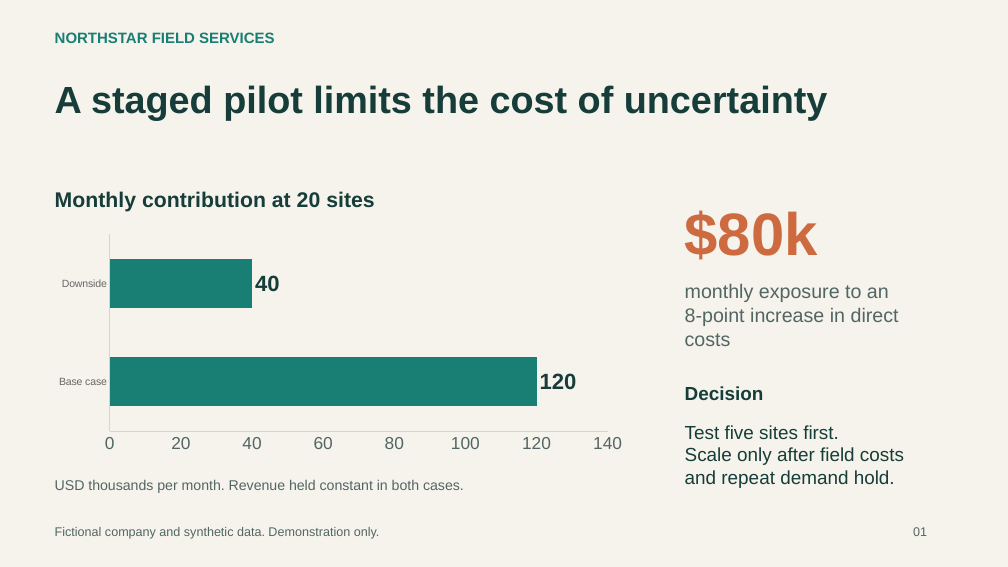
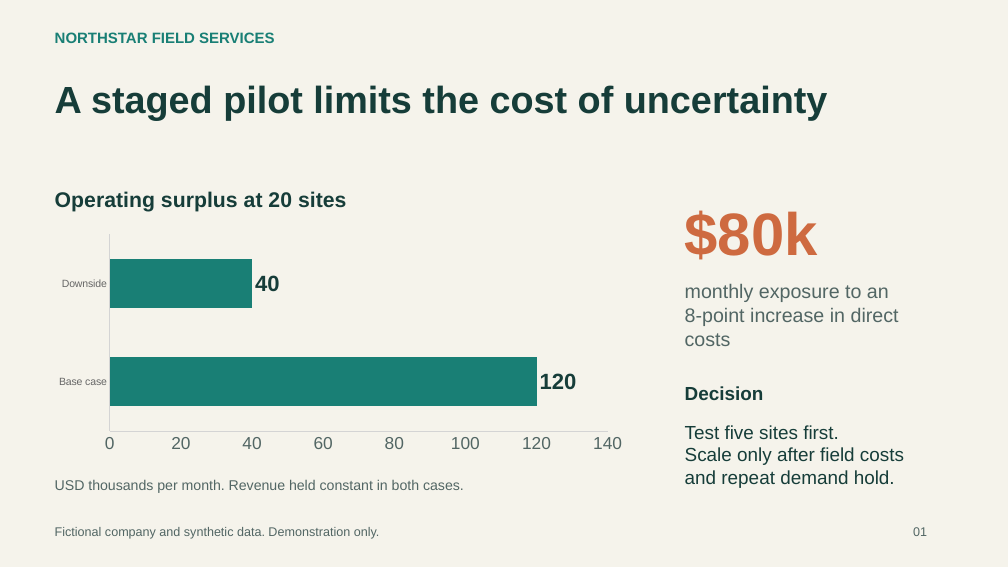
Before and after one commit to jbmonu87/nexus-proof-gated-loop, a slide deck: slide 1 of assets/demo/northstar-strategy-showcase.pptx. Drawn at 1008x567 pixels with LibreOffice and Linux fonts; fonts in the diff are those of the drawing. Boxes give left, top, right and bottom in pixels: in the first picture for what was removed or moved away, otherwise in the second. Text is boxed around its words. In the diff, an @@ line names an element or a change of style, - is before the commit and + after.

```diff
--- a/assets/demo/northstar-strategy-showcase.pptx
+++ b/assets/demo/northstar-strategy-showcase.pptx
@@ text at <box>55,191,346,212</box>: text changed @@
-Monthly contribution at 20 sites
+Operating surplus at 20 sites
```
Also in this commit, not shown: 1 other slide changed, 13 other files.
